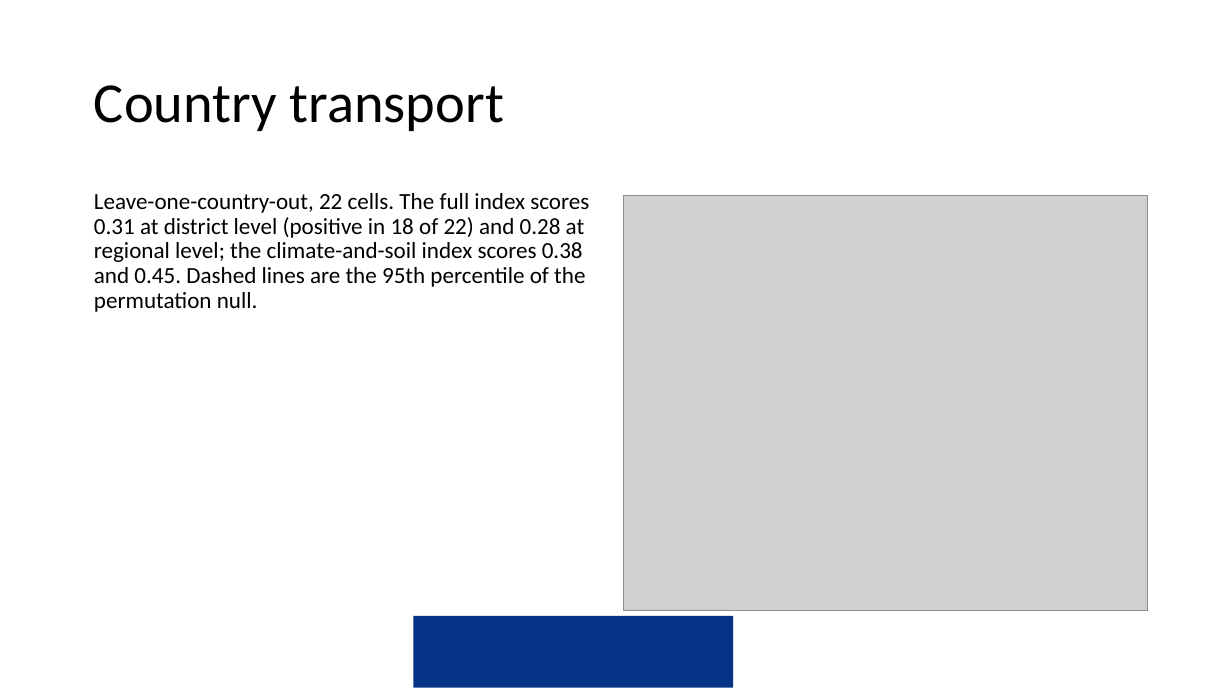
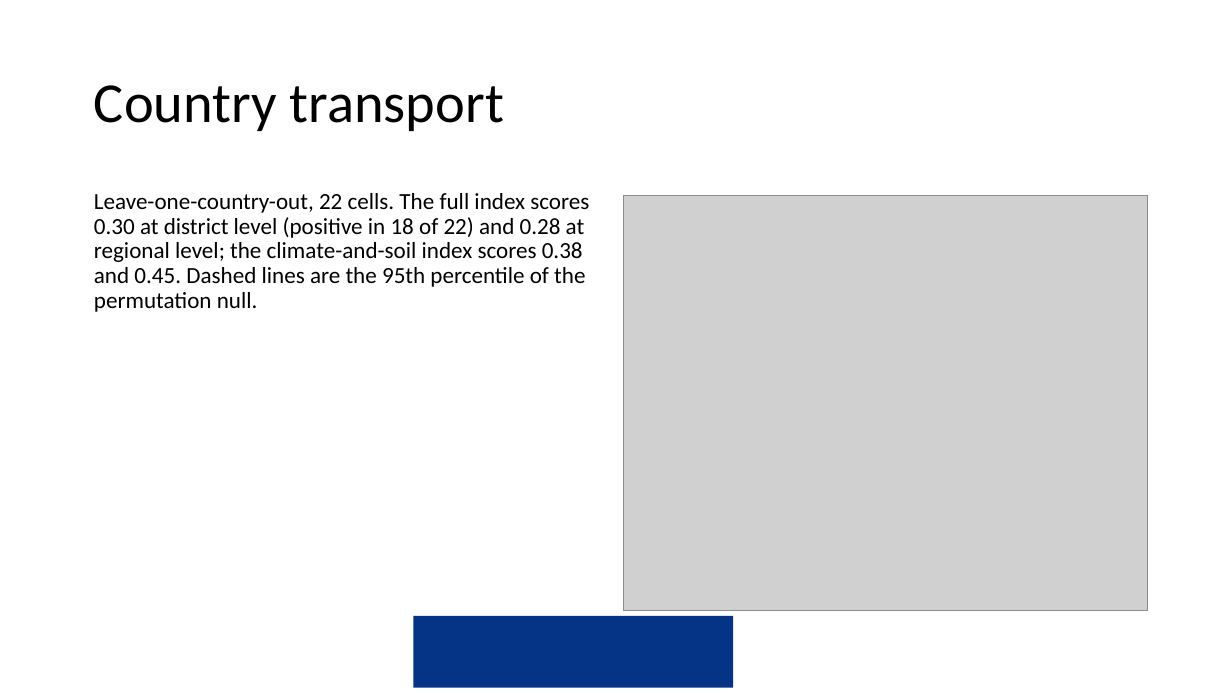
Before and after one commit to amertens/mn-prediction, a slide deck: slide 29 of docs/slides/MN-proxy-full-talk-2026-09.pptx. Drawn at 1232x693 pixels with LibreOffice and Linux fonts; fonts in the diff are those of the drawing; grey boxes stand for pictures; background and template pictures are left out. Boxes give left, top, right and bottom in pixels: in the first picture for what was removed or moved away, otherwise in the second. Text is boxed around its words. In the diff, an @@ line names an element or a change of style, - is before the commit and + after.

```diff
--- a/docs/slides/MN-proxy-full-talk-2026-09.pptx
+++ b/docs/slides/MN-proxy-full-talk-2026-09.pptx
@@ text at box(94, 193, 589, 312): text changed @@
-Leave-one-country-out, 22 cells. The full index scores 0.31 at district level (positive in 18 of 22) and 0.28 at regional level; the climate-and-soil index scores 0.38 and 0.45. Dashed lines are the 95th percentile of the permutation null.
+Leave-one-country-out, 22 cells. The full index scores 0.30 at district level (positive in 18 of 22) and 0.28 at regional level; the climate-and-soil index scores 0.38 and 0.45. Dashed lines are the 95th percentile of the permutation null.
```
Also in this commit, not shown: 8 other slides changed, 5 slides added, 3 other files.
